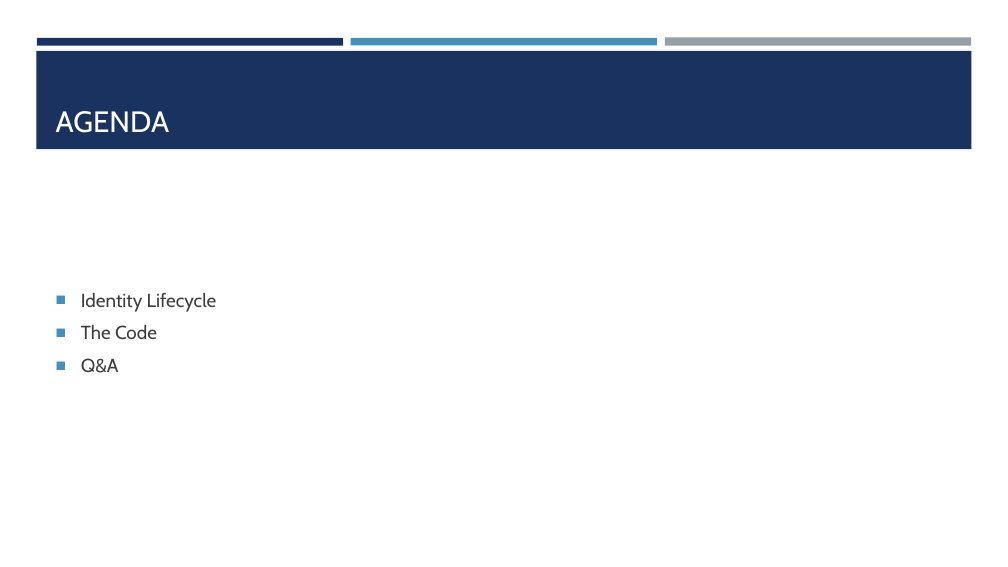
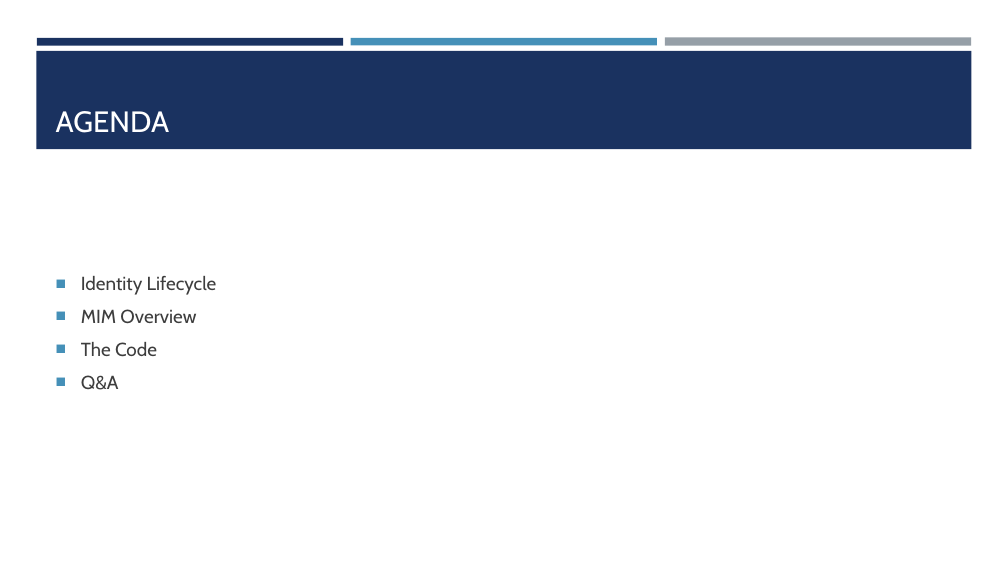
Before and after one commit to dustindortch/ConferencePresentations2019, a slide deck: slide 3 of PowerShell Identity Automation with MIM/PowerShell Identity Automation with MIM.pptx. Drawn at 1008x567 pixels with LibreOffice and Linux fonts; fonts in the diff are those of the drawing; background and template pictures are left out. Boxes give left, top, right and bottom in pixels: in the first picture for what was removed or moved away, otherwise in the second. Text is boxed around its words. In the diff, an @@ line names an element or a change of style, - is before the commit and + after.

```diff
--- a/PowerShell Identity Automation with MIM/PowerShell Identity Automation with MIM.pptx
+++ b/PowerShell Identity Automation with MIM/PowerShell Identity Automation with MIM.pptx
@@ text at box(81, 309, 196, 324): paragraph added @@
+■ MIM Overview
```
Also in this commit, not shown: 1 other slide changed, 4 slides added.
